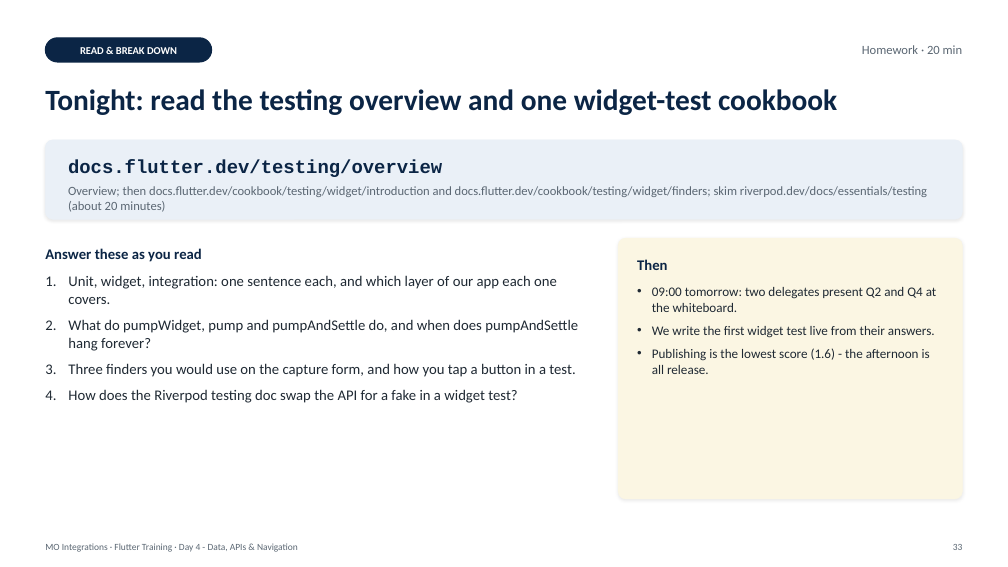
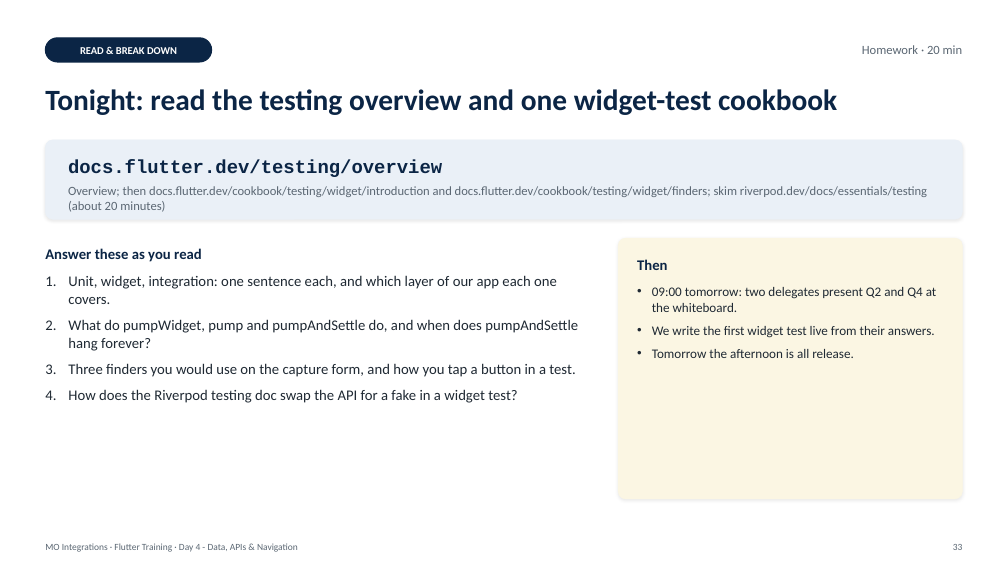
Before and after one commit to Clynton19860/flutter, a slide deck: slide 34 of slides/Day4_Data_APIs_Navigation.pptx. Drawn at 1008x567 pixels with LibreOffice and Linux fonts; fonts in the diff are those of the drawing. Boxes give left, top, right and bottom in pixels: in the first picture for what was removed or moved away, otherwise in the second. Text is boxed around its words. In the diff, an @@ line names an element or a change of style, - is before the commit and + after.

```diff
--- a/slides/Day4_Data_APIs_Navigation.pptx
+++ b/slides/Day4_Data_APIs_Navigation.pptx
@@ text at <box>652,349,854,358</box>: text changed @@
-• Publishing is the lowest score (1.6) - the afternoon is all release.
+• Tomorrow the afternoon is all release.
```
Also in this commit, not shown: 1 slide removed, 4 other files.
